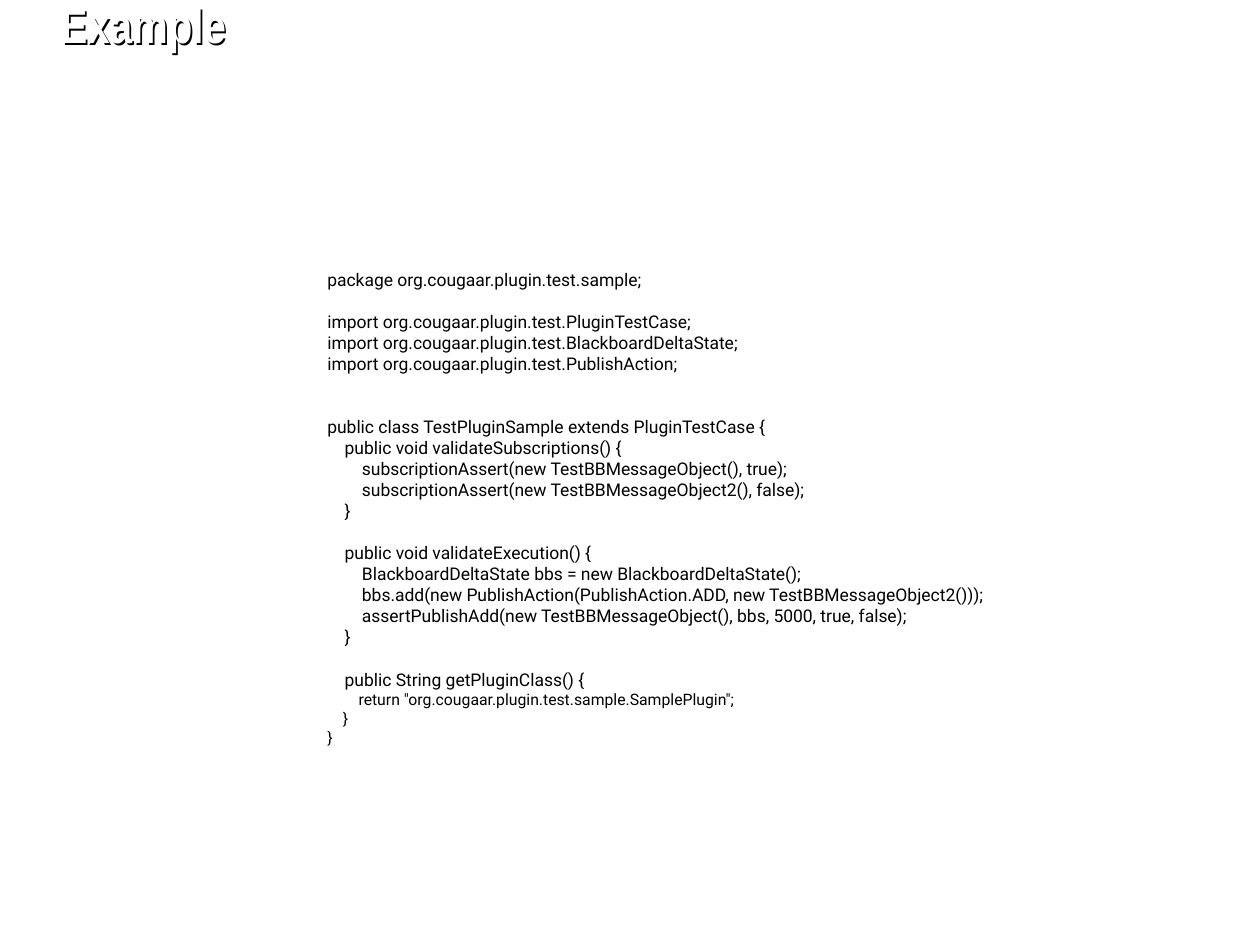
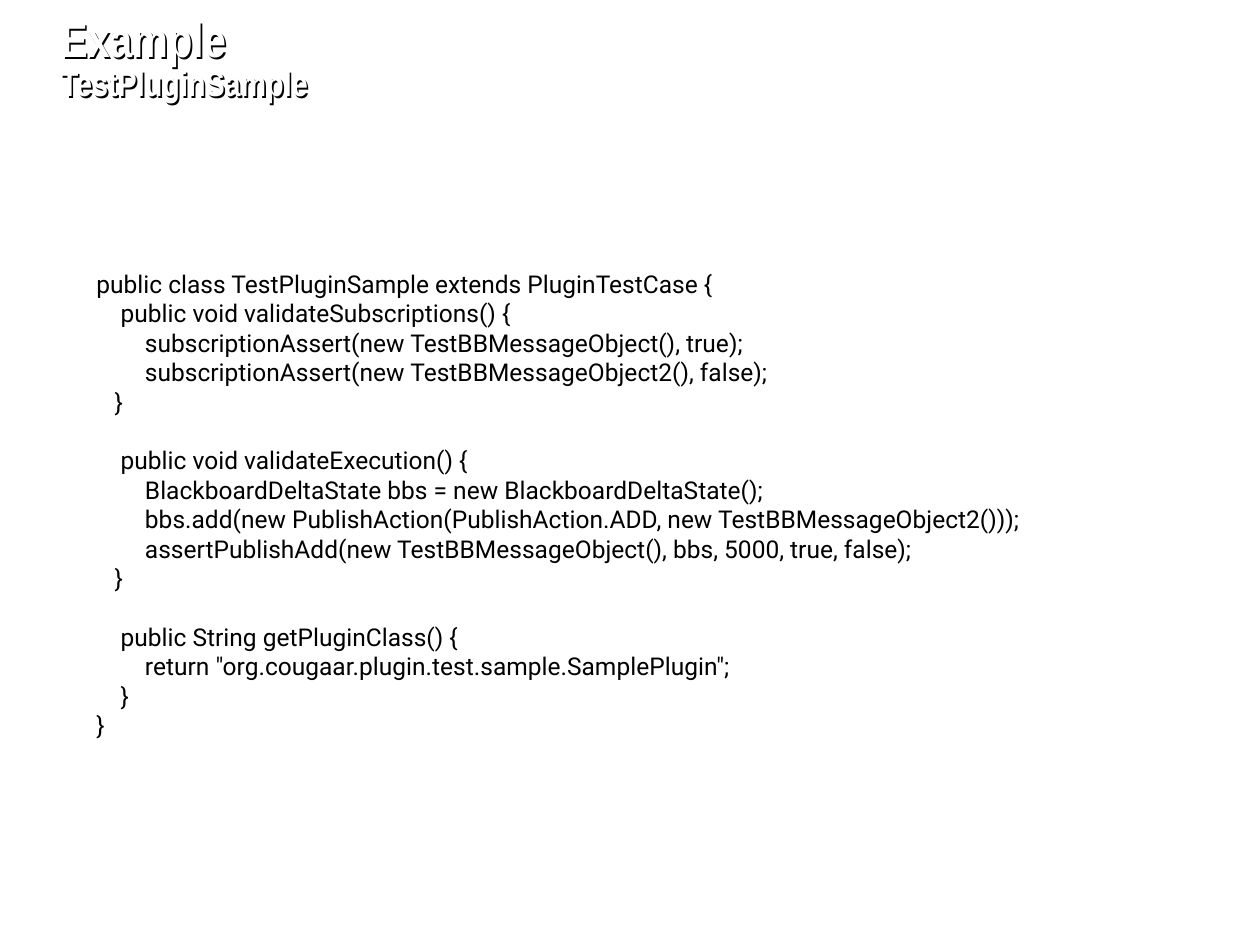
Before and after one commit to codeaudit/cougaar-cougaarunit, a slide deck: slide 22 of CougaarUnit/Cougaar Test Framework - Utralog Workshop.ppt (slide 21 before the commit). Drawn at 1260x945 pixels with LibreOffice and Linux fonts; fonts in the diff are those of the drawing; background and template pictures are left out. Boxes give left, top, right and bottom in pixels: in the first picture for what was removed or moved away, otherwise in the second. Text is boxed around its words. In the diff, an @@ line names an element or a change of style, - is before the commit and + after.

```diff
--- a/CougaarUnit/Cougaar Test Framework - Utralog Workshop.ppt
+++ b/CougaarUnit/Cougaar Test Framework - Utralog Workshop.ppt
@@ title at [61,23,308,103]: text changed; size 28 to 20 pt @@
-Example
+Example
+TestPluginSample
@@ text "public class TestPluginSample extends PluginTestCase ...": place and size @@
-text "public class TestPluginSample extends PluginTestCase ..." at [327,273,983,709]
+text "public class TestPluginSample extends PluginTestCase ..." at [96,274,1019,680]
@@ text "public class TestPluginSample extends PluginTestCase ..." at [96,274,1019,680]: size 10 to 14 pt in "public class TestPluginSample extends PluginTestCase {", "public void validateSubscriptions() {", "subscriptionAssert(new TestBBMessageObject(), true);", "subscriptionAssert(new TestBBMessageObject2(), false);" and 7 more places; size 9 to 14 pt in "return "org.cougaar.plugin.test.sample.SamplePlugin";", "}", "}" @@
@@ text at [327,273,738,374]: paragraphs removed @@
-package org.cougaar.plugin.test.sample;
-import org.cougaar.plugin.test.PluginTestCase;
-import org.cougaar.plugin.test.BlackboardDeltaState;
-import org.cougaar.plugin.test.PublishAction;
```
Also in this commit, not shown: 4 slides added, 3 other files.
